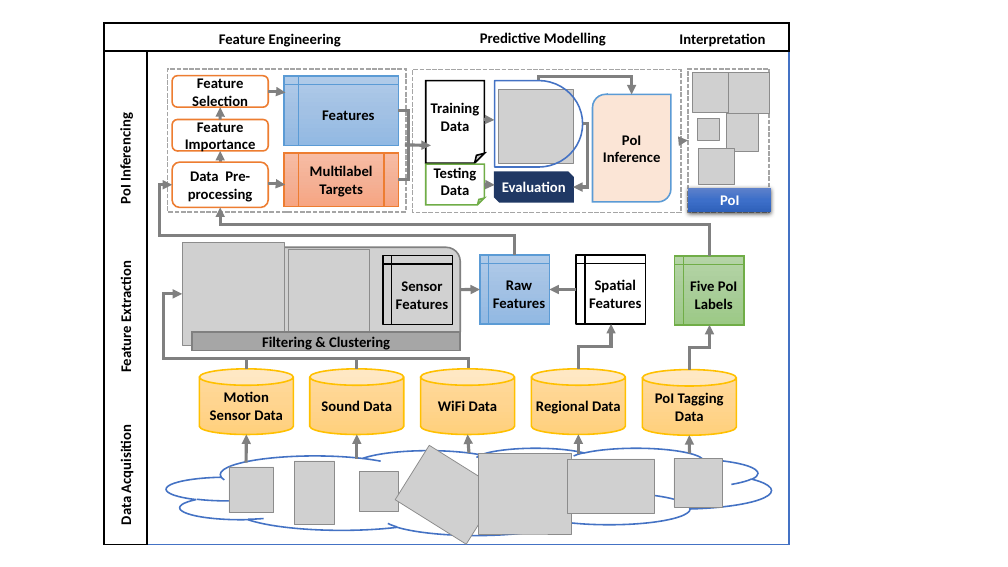
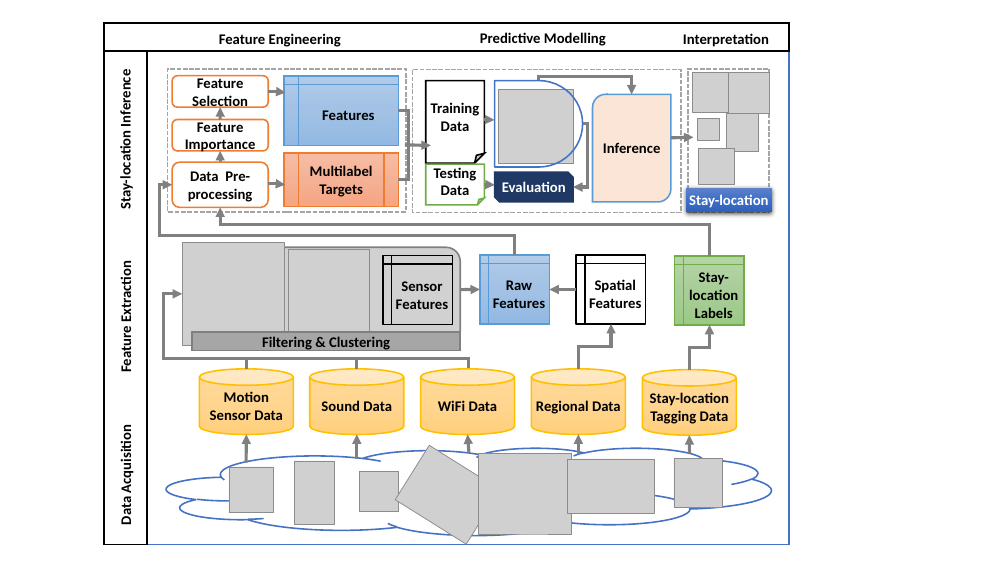
Before and after one commit to prasenjit52282/BuStop, a slide deck: slide 1 of 4. MotivationPlots/powerpoints/PoI framework.pptx. Drawn at 1008x567 pixels with LibreOffice and Linux fonts; fonts in the diff are those of the drawing; grey boxes stand for pictures. Boxes give left, top, right and bottom in pixels: in the first picture for what was removed or moved away, otherwise in the second. Text is boxed around its words. In the diff, an @@ line names an element or a change of style, - is before the commit and + after.

Commit message:
PoI is changed to Stay-location

```diff
--- a/4. MotivationPlots/powerpoints/PoI framework.pptx
+++ b/4. MotivationPlots/powerpoints/PoI framework.pptx
@@ text "Interpretation": place and size @@
-text "Interpretation" at [679,33,765,47]
+text "Interpretation" at [683,33,769,47]
@@ text at [117,74,135,207]: text changed @@
-PoI Inferencing
+Stay-location Inference
@@ text in round diag rect at [603,142,660,153]: text changed @@
-PoI Inference
+Inference
@@ arrow moved from (681, 141) - (688, 141) to (671, 138) - (693, 138) @@
@@ text in rectangle at [689,194,768,207]: text changed @@
-PoI
+Stay-location
@@ text in flow chart internal storage at [689,272,738,318]: text changed @@
-Five PoI Labels
+Stay-location Labels
@@ text in cylinder at [650,392,729,424]: text changed @@
-PoI Tagging Data
+Stay-location Tagging Data
```
Also in this commit, not shown: 12 other files.
